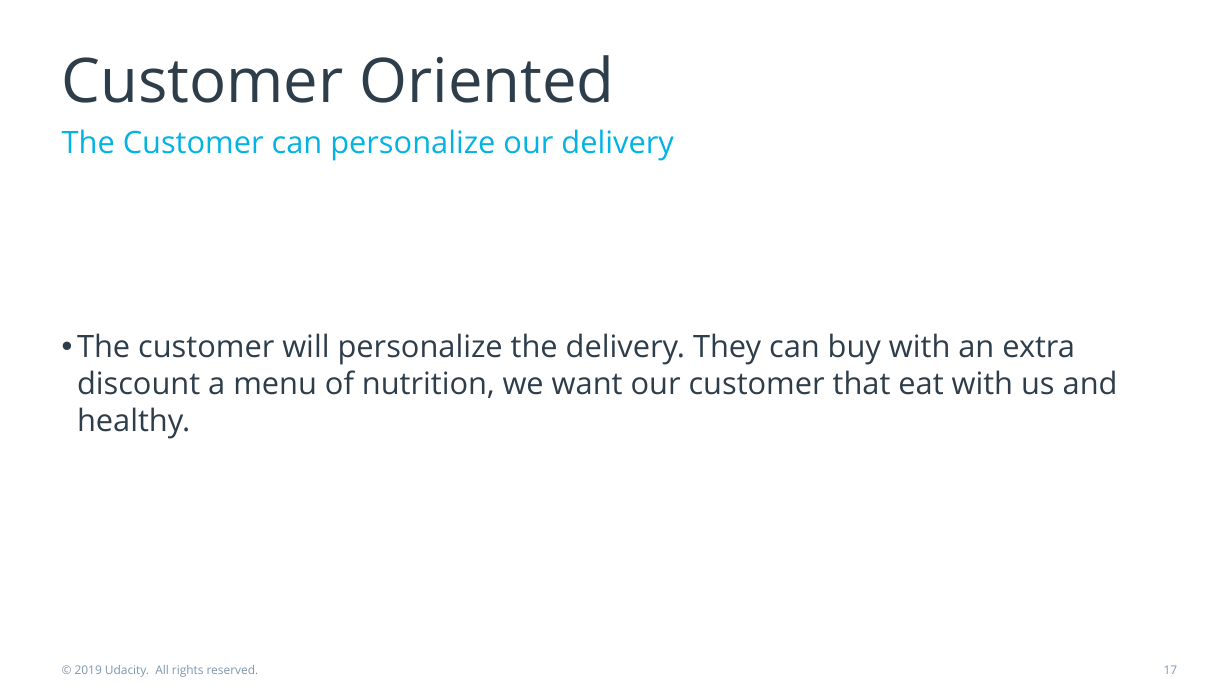
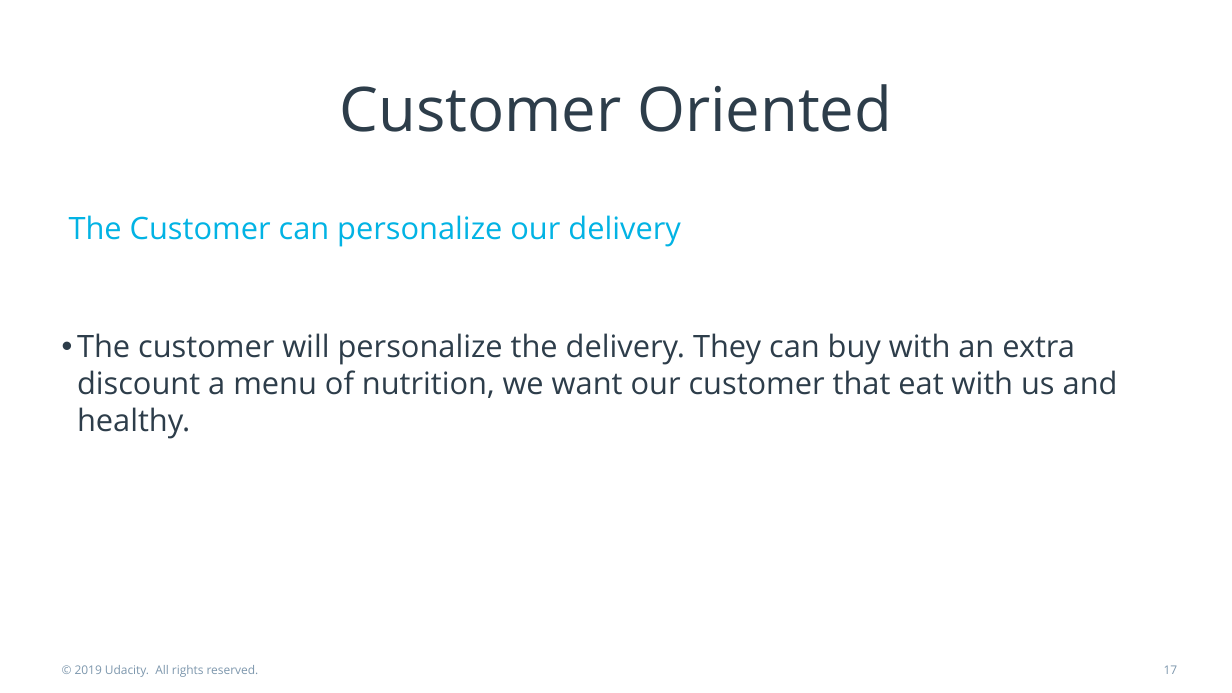
Before and after one commit to Vegetam/ProductManager, a slide deck: slide 17 of DoorDashPresentation.pptx. Drawn at 1232x693 pixels with LibreOffice and Linux fonts; fonts in the diff are those of the drawing. Boxes give left, top, right and bottom in pixels: in the first picture for what was removed or moved away, otherwise in the second. Text is boxed around its words. In the diff, an @@ line names an element or a change of style, - is before the commit and + after.

```diff
--- a/DoorDashPresentation.pptx
+++ b/DoorDashPresentation.pptx
@@ title "Customer Oriented": place and size @@
-title "Customer Oriented" at <box>62,55,614,103</box>
+title "Customer Oriented" at <box>339,84,892,132</box>
@@ title "Customer Oriented" at <box>339,84,892,132</box>: alignment left to centre @@
@@ text "The Customer can personalize our ...": place and size @@
-text "The Customer can personalize our ..." at <box>62,129,673,161</box>
+text "The Customer can personalize our ..." at <box>69,215,680,247</box>
```
Also in this commit, not shown: 4 other slides changed.
